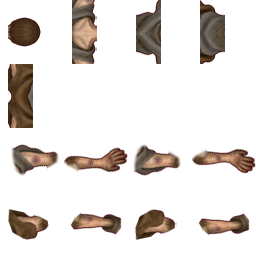
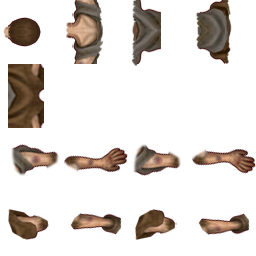
Before/after of a 256 x 256 layered artwork. What changed in the layer stack:
painted on "Layer 7" over [8, 64, 44, 128]
painted on "Layer 6" over [200, 0, 225, 64]
painted on "Layer 5" over [136, 0, 161, 64]
painted on "Layer 4" over [72, 0, 97, 64]
added layer "correct" above "Layer 9" over [3, 0, 232, 66]
